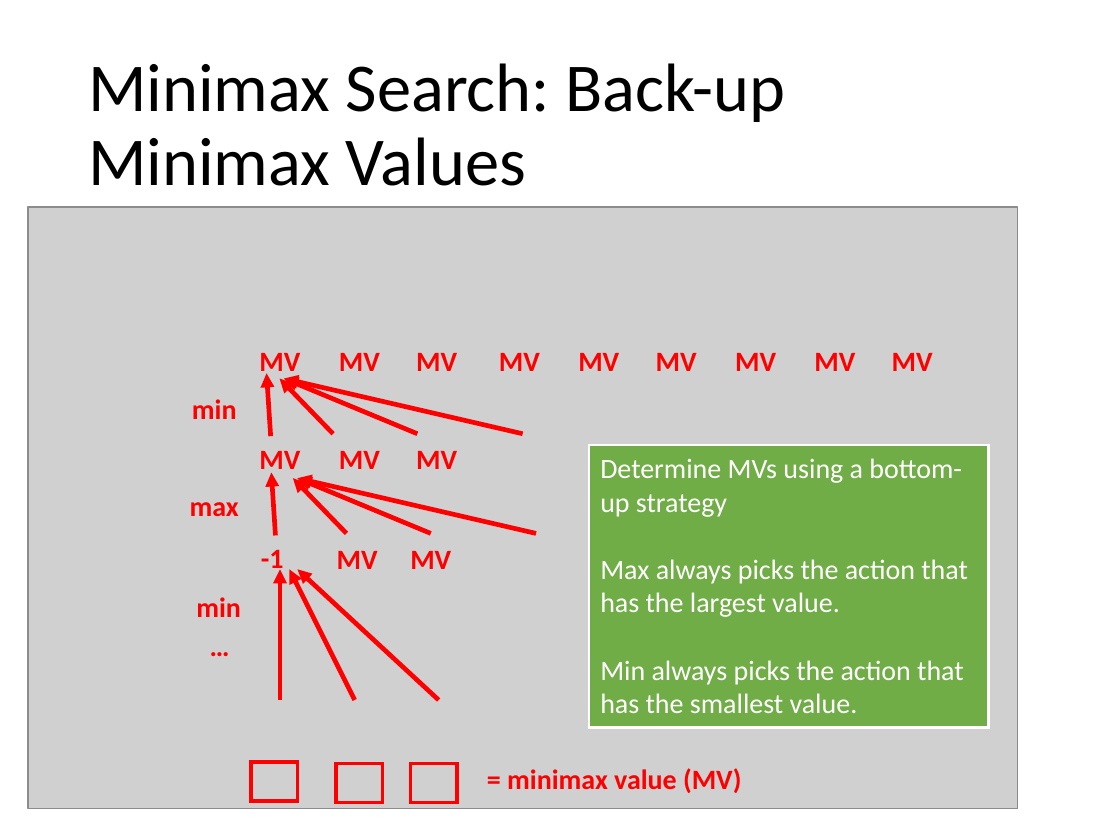
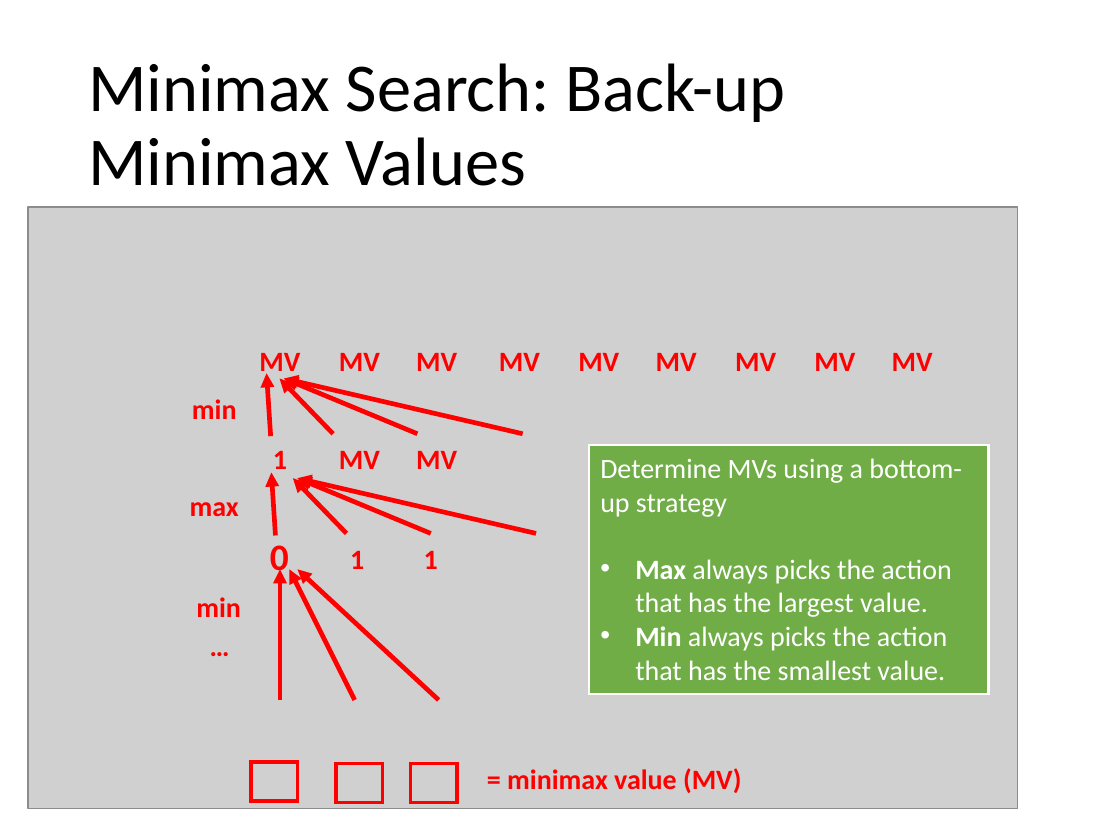
Before and after one commit to mhahsler/CS7320-AI, a slide deck: slide 16 of slides/05_games.pptx. Drawn at 1120x840 pixels with LibreOffice and Linux fonts; fonts in the diff are those of the drawing; grey boxes stand for pictures. Boxes give left, top, right and bottom in pixels: in the first picture for what was removed or moved away, otherwise in the second. Text is boxed around its words. In the diff, an @@ line names an element or a change of style, - is before the commit and + after.

```diff
--- a/slides/05_games.pptx
+++ b/slides/05_games.pptx
@@ rectangle "Determine MVs using a bottom-up ...": place and size @@
-rectangle "Determine MVs using a bottom-up ..." at box(589, 445, 988, 727)
+rectangle "Determine MVs using a bottom-up ..." at box(589, 445, 988, 693)
@@ text at box(273, 451, 287, 469): text changed @@
-MV
+1
@@ text added at box(270, 545, 289, 580), 24 pt, text #FF0000, bold @@
+0
@@ text removed at box(337, 551, 378, 569) @@
-MV
@@ text at box(350, 551, 364, 569): text changed @@
--1
+1
@@ text at box(424, 551, 438, 569): text changed @@
-MV
+1
@@ text in rectangle at box(635, 559, 951, 680): bold on in "Max", "Min"; bullet none to • @@
```
Also in this commit, not shown: 7 other slides changed, 1 slide removed, 1 other file.
